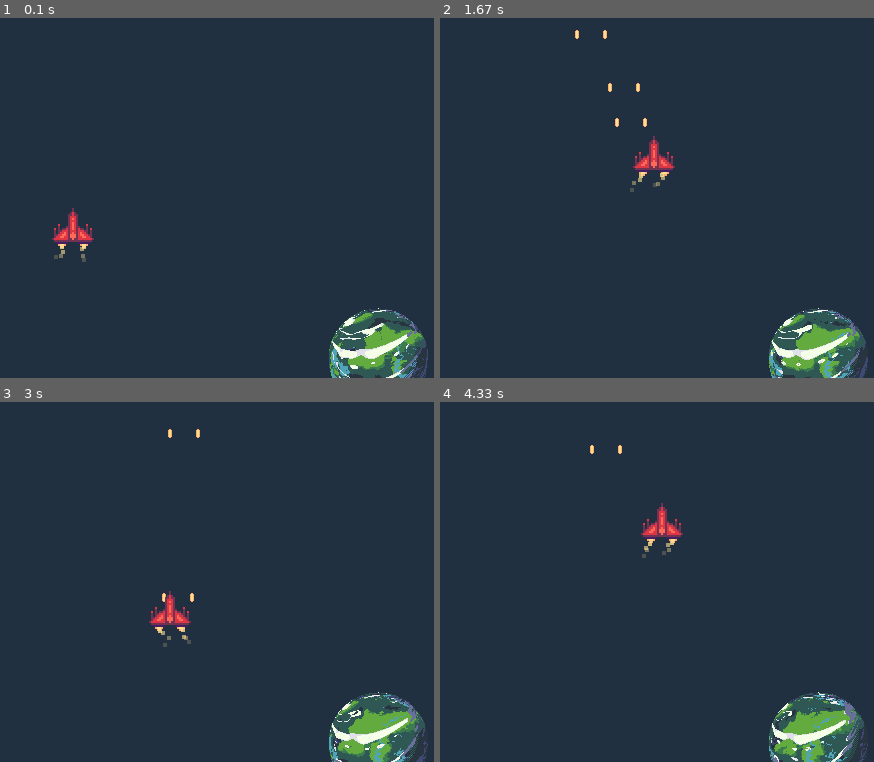
Above: before the commit, frames 1-4 (two rows, left to right).
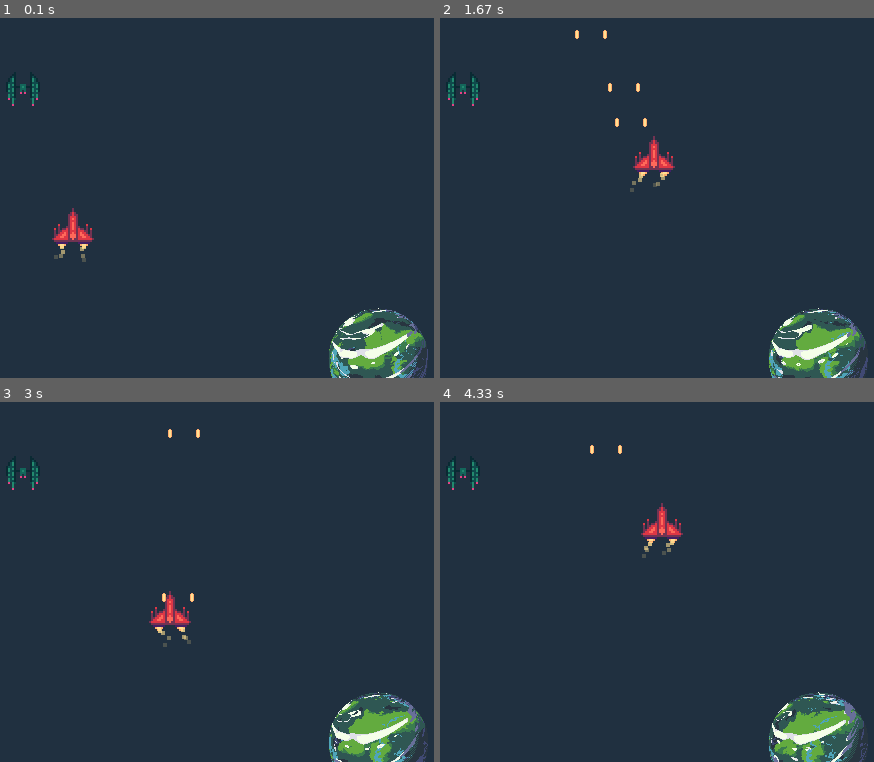
Above: after the commit, the same moments.

Repository: ddorn/flyre
Game: pygame game, started from main.py
Same seed, same stepped clock (60 frames per second), same inputs: the game is played once before the commit and once after it.
Inputs (mouse positions are in pixels of both pictures, inside the frame that each line leads up to):
- Up to frame 1 (0.1 s): no input
- Up to frame 2 (1.67 s): tap Space at 0.33, 0.73, 1.03, 1.23, 1.57 s; hold Right 0.67-1.13 s; move the mouse to (outside the picture) at 0.7 s; hold Up 1.17-1.47 s; move the mouse to (717, 219) at 1.2 s; hold Right from 1.5 s (still down); move the mouse to (561, 201) at 1.53 s
- Up to frame 3 (3 s): tap Space at 1.87, 2.07, 2.37, 2.63, 2.97 s; release Right at 1.97 s; hold Left 2-2.53 s; move the mouse to (338, 661) at 2.03 s; hold Down 2.57-2.87 s; move the mouse to (78, 664) at 2.6 s; hold Left from 2.9 s (still down); move the mouse to (368, 456) at 2.93 s
- Up to frame 4 (4.33 s): tap Space at 3.27, 3.4, 3.8, 4.1 s; release Left at 3.3 s; hold Up 3.33-3.7 s; move the mouse to (outside the picture) at 3.37 s; hold Right from 3.73 s (still down); move the mouse to (791, 614) at 3.77 s

The runs differ from the first frame. In frame 1, 0.2% of the frame differs, in the area x 1-9%, y 16-25%; in frame 2, 0.2%; in frame 3, 0.2%, in the area x 1-39%, y 16-56%; in frame 4, 0.2%.

Commit message:
very basic enemy + SpriteObject scaling

Diff:
--- a/engine/object.py
+++ b/engine/object.py
@@ -64,18 +64,29 @@
 
 
 class SpriteObject(Object):
+    SCALE = 1
+
     def __init__(
         self, pos, image: pygame.Surface, offset=(0, 0), size=(1, 1), vel=(0, 0)
     ):
+        # :size: is not related to the image, but to the hitbox
+
         super().__init__(pos, size, vel)
+        if self.SCALE > 1:
+            image = pygame.transform.scale(
+                image, (self.SCALE * image.get_width(), self.SCALE * image.get_height())
+            )
         self.image = image
         self.image_offset = pygame.Vector2(offset)
 
     def draw(self, gfx):
-        gfx.surf.blit(
-            self.image, self.image.get_rect(topleft=self.pos + self.image_offset)
-        )
+        gfx.surf.blit(self.image, self.image.get_rect(topleft=self.sprite_pos))
 
     @property
     def sprite_pos(self):
-        return self.pos + self.image_offset
+        return self.pos + self.image_offset * self.SCALE
+
+    def sprite_to_screen(self, pos):
+        """Convert a position in the sprite to its world coordinates."""
+        # noinspection PyTypeChecker
+        return self.sprite_pos + (pos[0] * self.SCALE, pos[1] * self.SCALE)
--- a/main.py
+++ b/main.py
@@ -4,7 +4,7 @@
 from engine.app import App
 from engine.screen import IntegerScaleScreen
 from engine.state_machine import State
-from objects import Planet, Player
+from objects import Enemy, Planet, Player
 from engine.pygame_input import Axis, Button, Inputs
 
 
@@ -16,6 +16,7 @@
 
         self.add(Planet(4, (W * 0.66, H - 20)))
         self.player = self.add(Player((100, 200)))
+        self.add(Enemy((20, 20)))
 
         self.inputs["horizontal"] = Axis(
             [pygame.K_a, pygame.K_LEFT], [pygame.K_d, pygame.K_RIGHT]
--- a/objects.py
+++ b/objects.py
@@ -13,21 +13,20 @@
 
 
 class Player(SpriteObject):
+    SCALE = 2
+
     MAX_SPEED = 4
-    SIZE = pygame.Vector2(17, 13) * 2
-    JET1 = pygame.Vector2(9, 23) * 2
-    JET2 = pygame.Vector2(20, 23) * 2
-    GUN1 = Vector2(8, 14) * 2 + (1, 0)
-    GUN2 = Vector2(22, 14) * 2 + (1, 0)
+    SIZE = pygame.Vector2(17, 13) * SCALE
+    OFFSET = pygame.Vector2(-7, -11)
+    JET1 = pygame.Vector2(9, 23)
+    JET2 = pygame.Vector2(20, 23)
+    GUN1 = Vector2(8, 14)
+    GUN2 = Vector2(22, 14)
 
     def __init__(self, pos):
-        image_offset = 2 * pygame.Vector2(-7, -11)
         image = tilemap("spaceships", 0, 0)
-        image = pygame.transform.scale(
-            image, (2 * image.get_width(), 2 * image.get_height())
-        )
 
-        super().__init__(pos, image, image_offset, self.SIZE)
+        super().__init__(pos, image, self.OFFSET, self.SIZE)
 
     def move_horizontally(self, value: Axis):
         self.vel.x = value.value * self.MAX_SPEED
@@ -36,8 +35,8 @@
         self.vel.y = value.value * self.MAX_SPEED
 
     def fire(self, state):
-        state.add(Bullet(self.GUN1 + self.sprite_pos, -90))
-        state.add(Bullet(self.GUN2 + self.sprite_pos, -90))
+        state.add(Bullet(self.sprite_to_screen(self.GUN1) + (1, 0), -90))
+        state.add(Bullet(self.sprite_to_screen(self.GUN2) + (1, 0), -90))
 
     def logic(self, state):
         if self.vel.length() > self.MAX_SPEED:
@@ -47,7 +46,7 @@
             state.particles.add(
                 SquareParticle(YELLOW)
                 .builder()
-                .at(jet + self.pos + self.image_offset, gauss(90, 10))
+                .at(self.sprite_to_screen(jet), gauss(90, 10))
                 .sized(4)
                 .living(5)
                 .constant_force(self.vel / 2)
@@ -63,6 +62,8 @@
 
 
 class Planet(Object):
+    Z = -1
+
     def __init__(self, number, pos):
         super().__init__(pos)
         self.timer = 0
@@ -101,3 +102,14 @@
         screen = pygame.Rect(0, 0, W, H).inflate(32, 32)
         if not screen.collidepoint(*self.pos):
             self.alive = False
+
+
+class Enemy(SpriteObject):
+    SCALE = 2
+
+    OFFSET = (8, 9)
+    SIZE = (17, 17)
+
+    def __init__(self, pos):
+        image = tilemap("spaceships", 0, 1, 32)
+        super().__init__(pos, image, self.OFFSET, self.SIZE)
